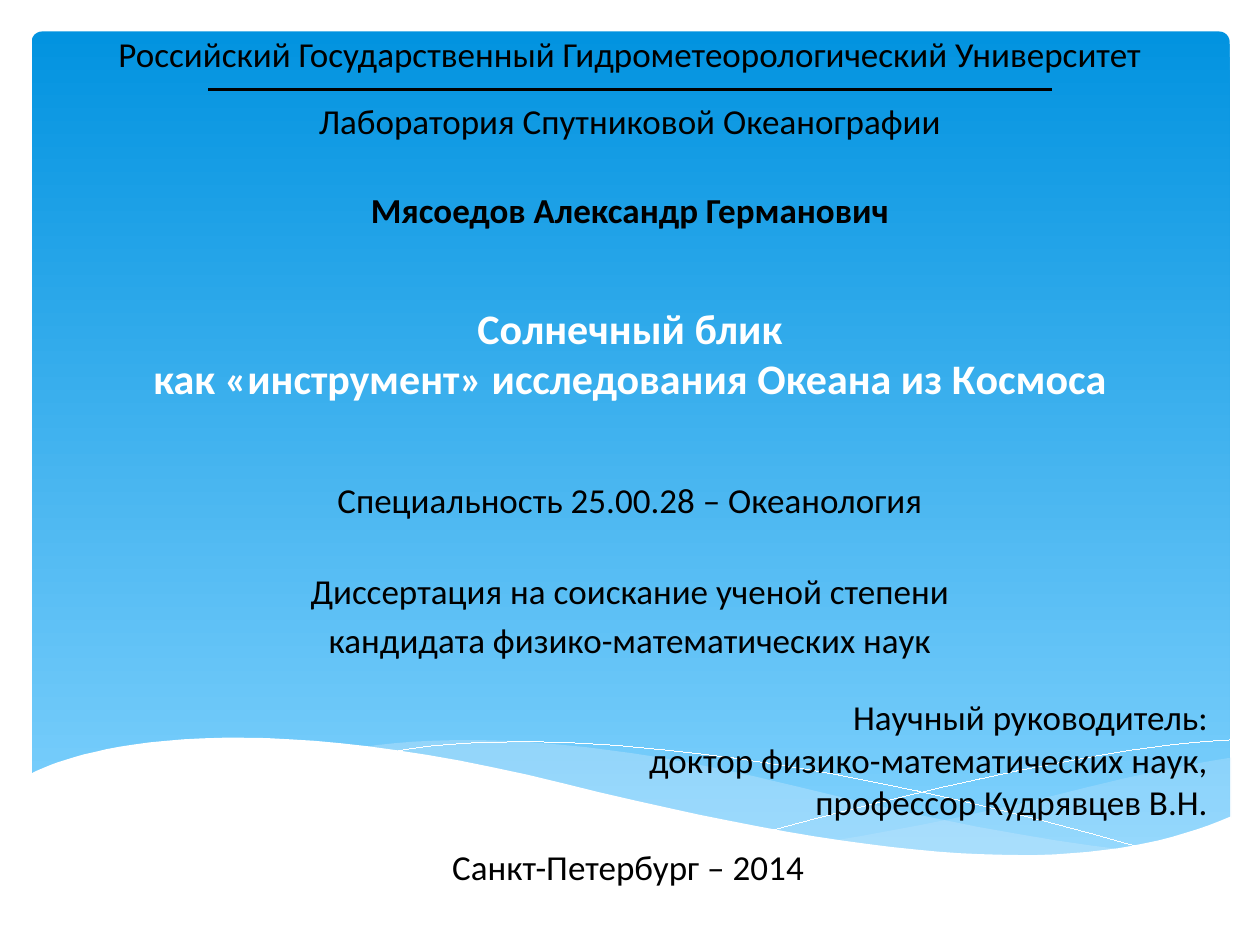
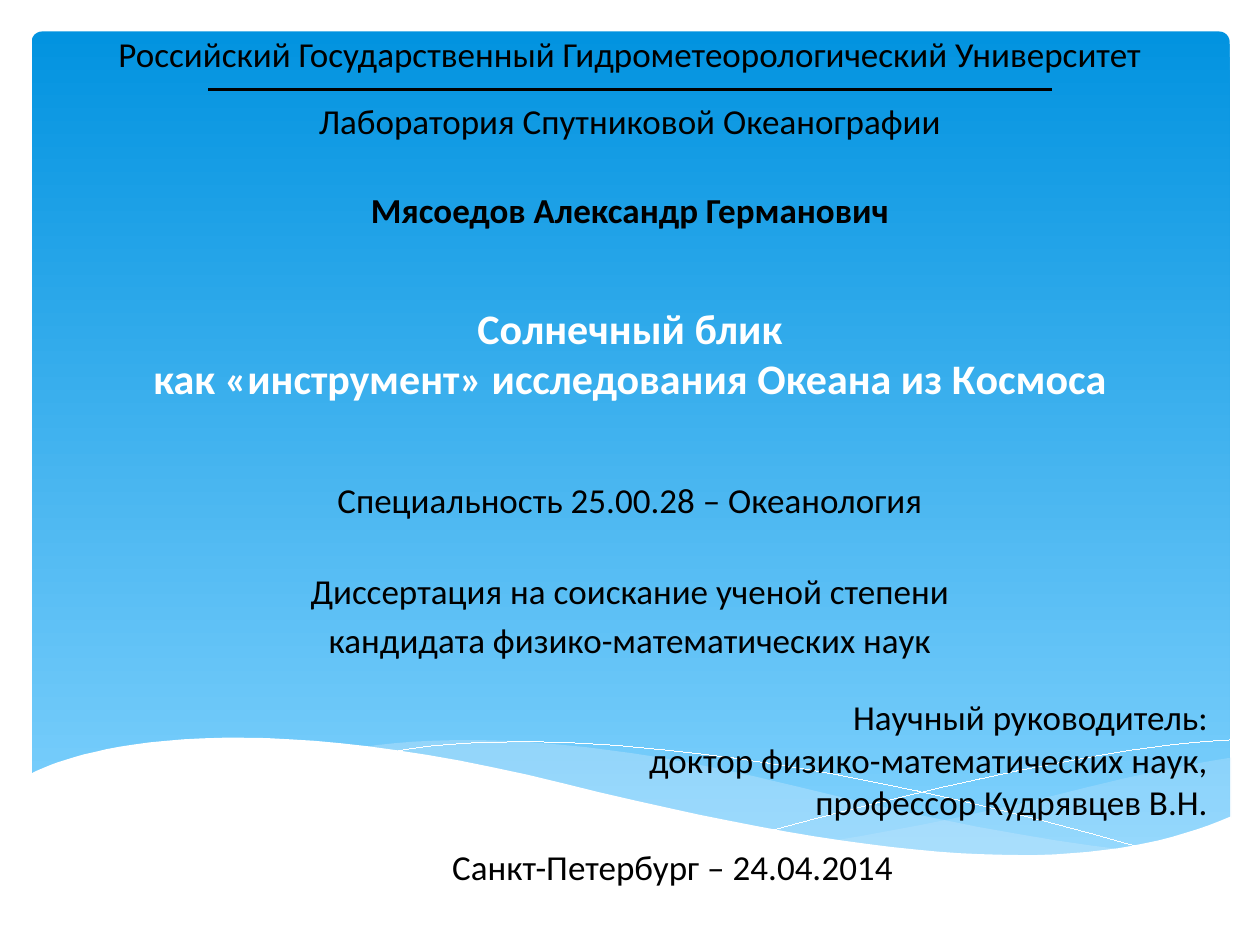
Before and after one commit to magican/Disser, a slide deck: slide 1 of Мясоедов_2014.pptx. Drawn at 1260x945 pixels with LibreOffice and Linux fonts; fonts in the diff are those of the drawing. Boxes give left, top, right and bottom in pixels: in the first picture for what was removed or moved away, otherwise in the second. Text is boxed around its words. In the diff, an @@ line names an element or a change of style, - is before the commit and + after.

```diff
--- a/Мясоедов_2014.pptx
+++ b/Мясоедов_2014.pptx
@@ text at (452,856,893,886): text changed @@
-Санкт-Петербург – 2014
+Санкт-Петербург – 24.04.2014
```
Also in this commit, not shown: 1 other slide changed, 6 slides added, 2 slides removed, 4 other files.
